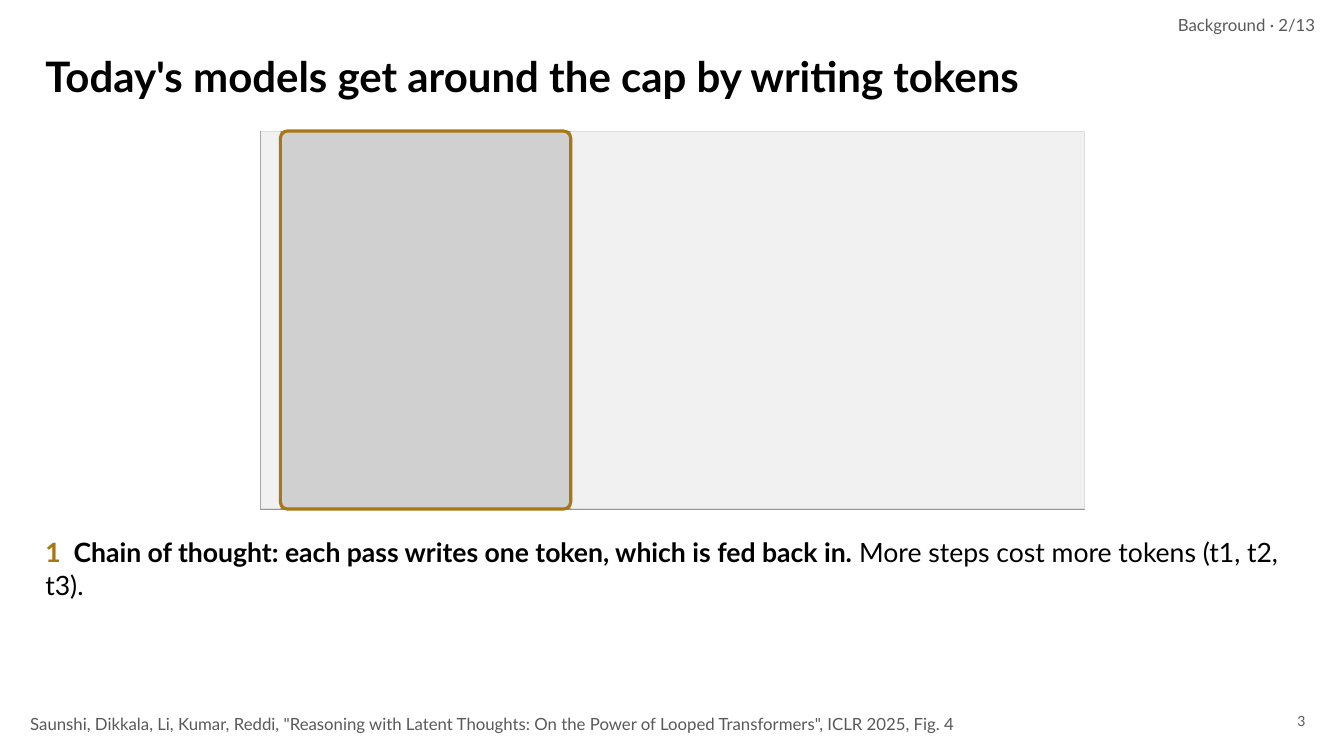
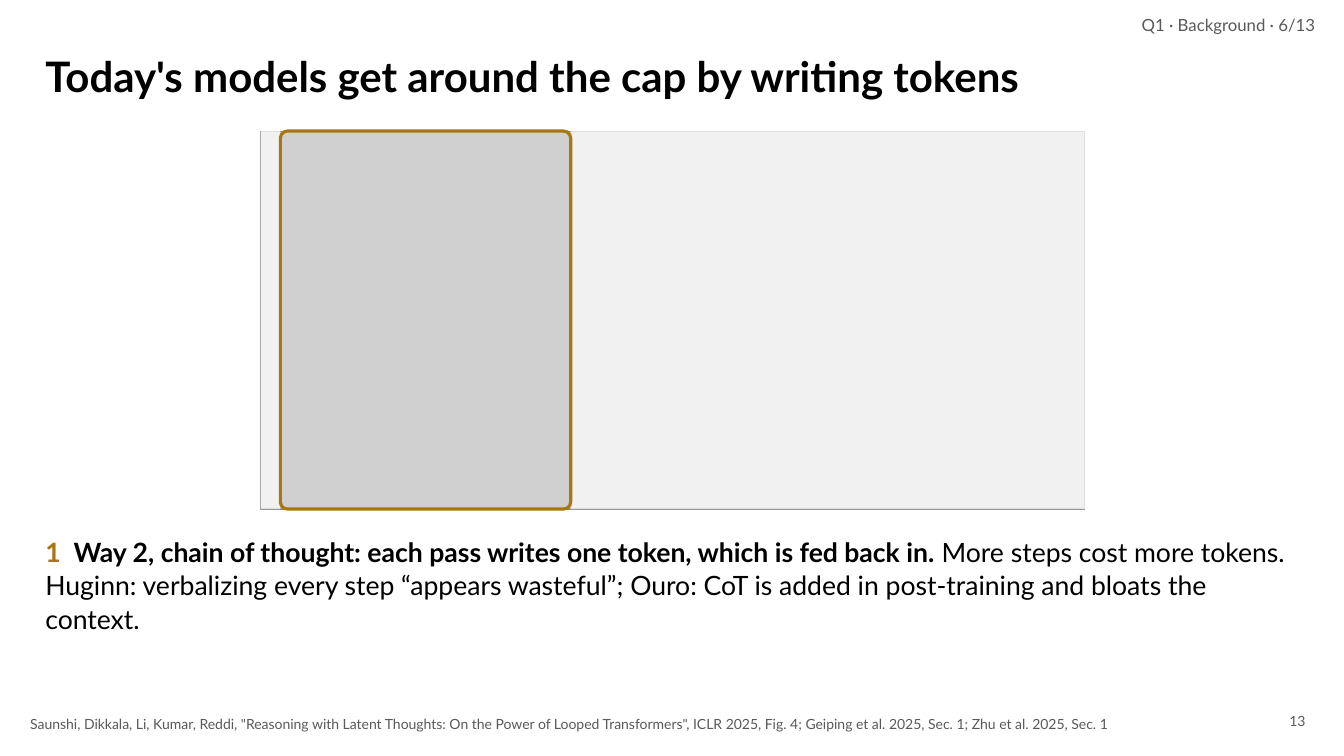
Before and after one commit to irregular6612/agi-hw2, a slide deck: slide 13 of build/out/looped-transformers.pptx (slide 3 before the commit). Drawn at 1344x756 pixels with LibreOffice and Linux fonts; fonts in the diff are those of the drawing; grey boxes stand for pictures. Boxes give left, top, right and bottom in pixels: in the first picture for what was removed or moved away, otherwise in the second. Text is boxed around its words. In the diff, an @@ line names an element or a change of style, - is before the commit and + after.

```diff
--- a/build/out/looped-transformers.pptx
+++ b/build/out/looped-transformers.pptx
@@ text at <box>1142,18,1315,34</box>: text changed @@
-Background · 2/13
+Q1 · Background · 6/13
@@ text at <box>45,542,1285,630</box>: text changed; bold off @@
-1 Chain of thought: each pass writes one token, which is fed back in. More steps cost more tokens (t1, t2, t3).
+1 Way 2, chain of thought: each pass writes one token, which is fed back in. More steps cost more tokens. Huginn: verbalizing every step “appears wasteful”; Ouro: CoT is added in post-training and bloats the context.
@@ text at <box>30,718,1108,732</box>: text changed; size 12 to 10 pt @@
-Saunshi, Dikkala, Li, Kumar, Reddi, "Reasoning with Latent Thoughts: On the Power of Looped Transformers", ICLR 2025, Fig. 4
+Saunshi, Dikkala, Li, Kumar, Reddi, "Reasoning with Latent Thoughts: On the Power of Looped Transformers", ICLR 2025, Fig. 4; Geiping et al. 2025, Sec. 1; Zhu et al. 2025, Sec. 1
@@ page number at <box>1289,716,1305,726</box>: text changed @@
-3
+13
```
Also in this commit, not shown: 78 other slides changed, 32 slides added, 65 slides removed, 23 other files.
